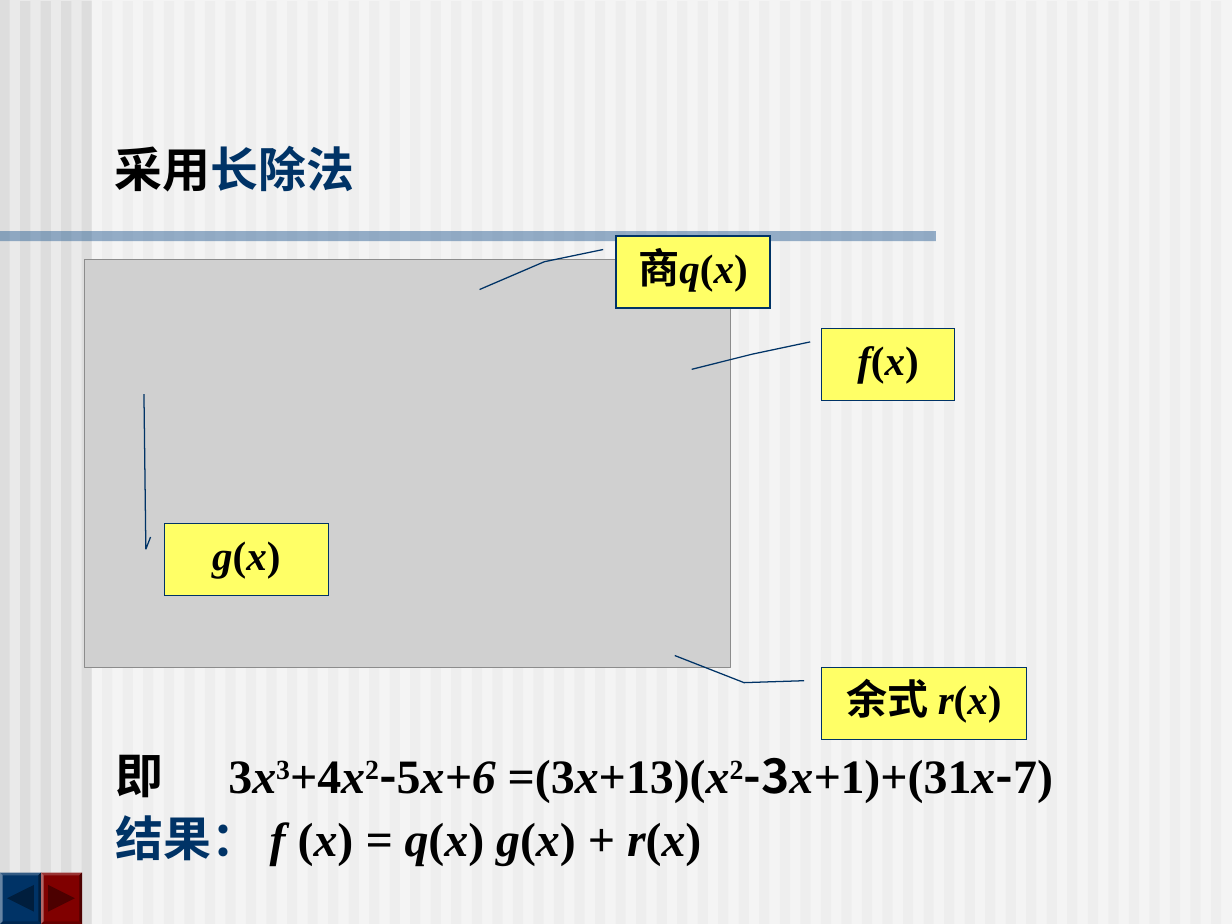
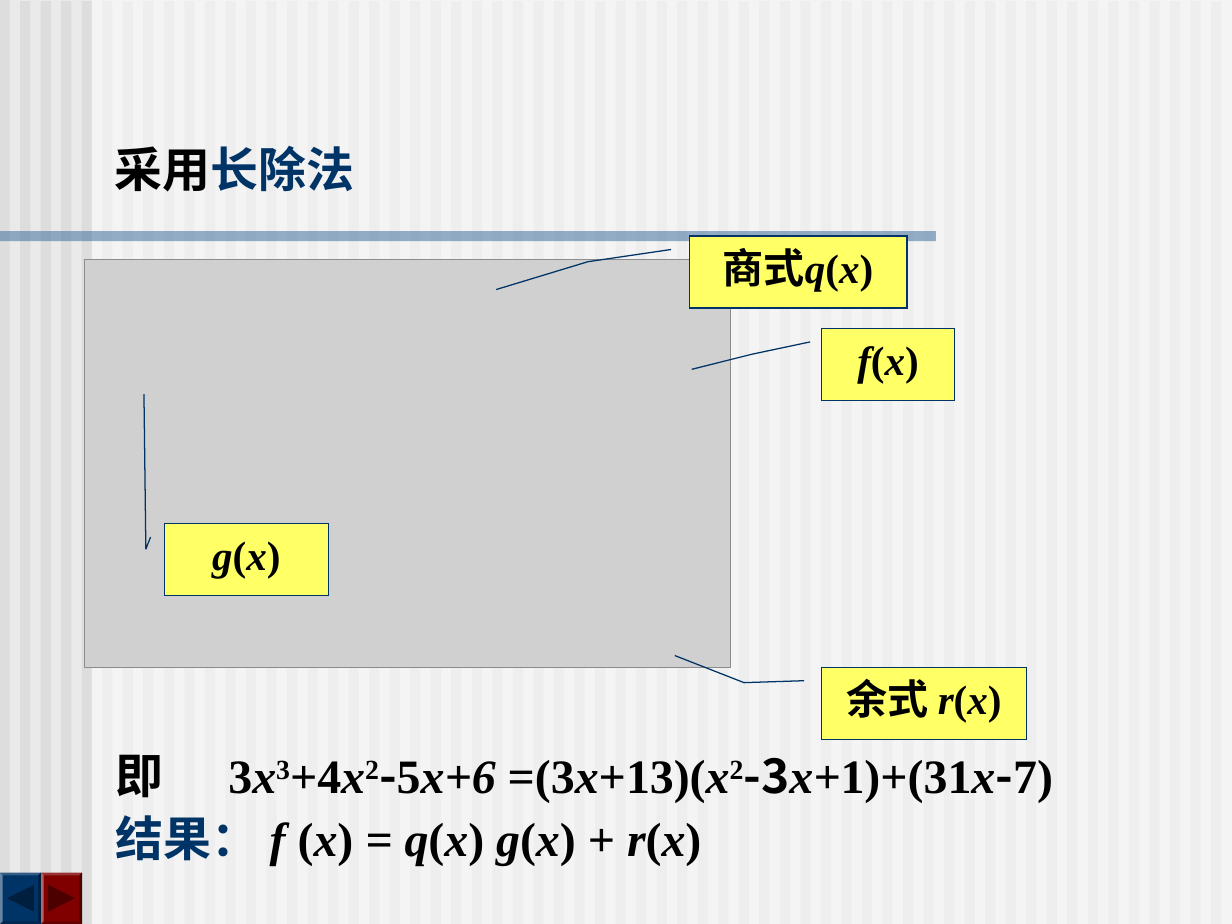
Before and after one commit to zhangbiaomath/zhangbiaomath.github.io, a slide deck: slide 16 of teaching/gaodai/课件/第1章-多项式.ppt (slide 19 before the commit). Drawn at 1232x924 pixels with LibreOffice and Linux fonts; fonts in the diff are those of the drawing; grey boxes stand for pictures. Boxes give left, top, right and bottom in pixels: in the first picture for what was removed or moved away, otherwise in the second. Text is boxed around its words. In the diff, an @@ line names an element or a change of style, - is before the commit and + after.

```diff
--- a/teaching/gaodai/课件/第1章-多项式.ppt
+++ b/teaching/gaodai/课件/第1章-多项式.ppt
@@ border callout "商式q(x)": place and size @@
-border callout "商式q(x)" at (616,237,770,308)
+border callout "商式q(x)" at (689,237,907,308)
@@ text in border callout at (723,248,874,292): text changed @@
-商q(x)
+商式q(x)
```
Also in this commit, not shown: 9 other slides changed, 3 slides removed, 15 other files.
